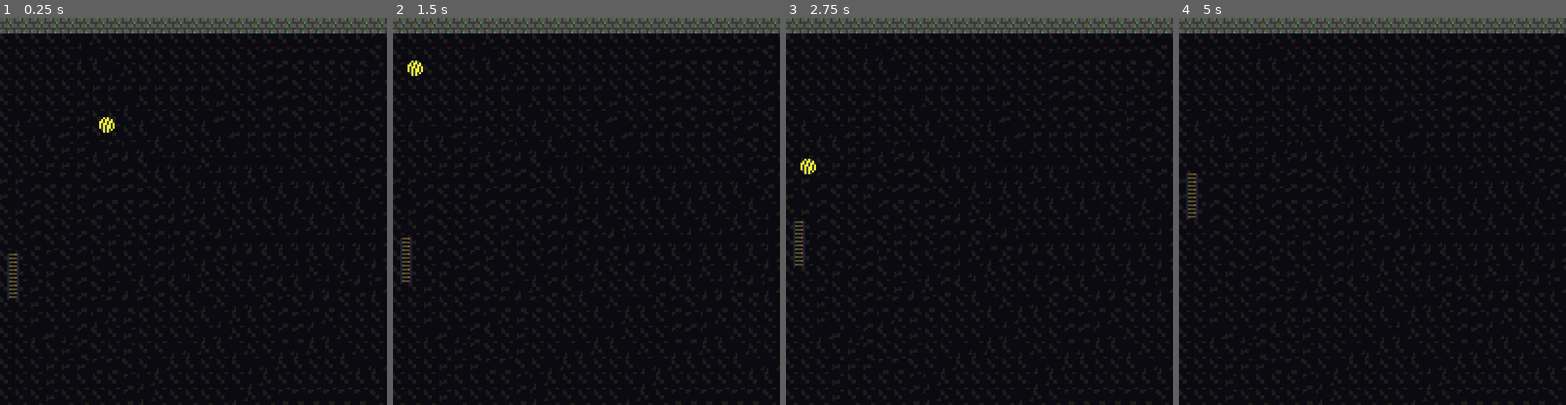
Above: before the commit, frames 1-4 (left to right).
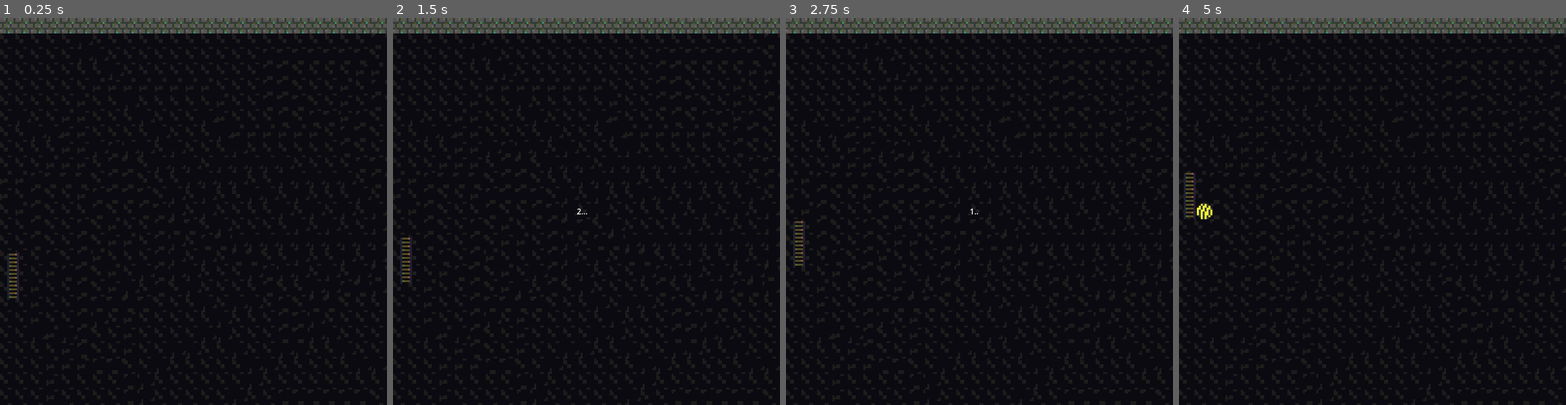
Above: after the commit, the same moments.

Repository: ArcaneEchoStudios/dtd
Game: Godot game, scene res://scenes/poing/Scenes/poing.tscn
Same seed, same stepped clock (60 frames per second), same inputs: the game is played once before the commit and once after it. This scene is started directly instead of the project's main scene.
Inputs:
- Up to frame 1 (0.25 s): no input
- Up to frame 2 (1.5 s): hold D (player_right_a) from 0.53 s (still down); tap W (player_up_a) at 0.77 s
- Up to frame 3 (2.75 s): tap W (player_up_a) at 1.52 s; release D (player_right_a) at 2.03 s; hold A (player_left_a) from 2.03 s (still down)
- Up to frame 4 (5 s): release A (player_left_a) at 2.78 s; hold D (player_right_a) 2.78-4.28 s; tap W (player_up_a) at 3.02, 3.77, 4.52 s; hold A (player_left_a) from 4.28 s (still down)

The runs differ from the first frame. In frame 1, 0.1% of the frame differs, in the area x 25-30%, y 25-30%; in frame 2, 0.1%; in frame 3, 0.1%; in frame 4, 0.4%, in the area x 1-9%, y 40-53%.

Commit message:
Update ball movement logic and round timer

Diff:
--- a/scenes/poing/Scenes/ball.gd
+++ b/scenes/poing/Scenes/ball.gd
@@ -3,15 +3,16 @@
 class_name Ball
 
 const INITIAL_SPEED: float = 12000.0
-const BEYONCE: float = 500.0
+const BEYONCE: float = 200.0
 
 func _ready() -> void:
     # FIXME: I think there's a way to do this with signals that may be more efficient?
     contact_monitor = true
     max_contacts_reported = 1
+    visible = false
 
 # Called every frame. 'delta' is the elapsed time since the previous frame.
-func _process(delta: float) -> void:
+func _process(_delta: float) -> void:
     pass
 
 func _physics_process(delta: float) -> void:
@@ -21,20 +22,25 @@
     if c.size() and c[0] is Paddle:
         var paddle: Paddle = c[0]
         var dir: Vector2 = Vector2(global_position - paddle.global_position).normalized()
-        print("Bouncing off of " + str(paddle))
-        print("  Initial dir: " + str(dir))
 
         # If we're headed "too far" up or down, clamp until we're under 45 degrees
         # FIXME: I think the right way to do this is with cosines and stuff?
         while abs(dir.y) > .5:
             dir.y /= 2
+            dir.x *= 2
             dir = dir.normalized()
-
-        print("  Final dir: " + str(dir))
 
         # This is "above and beyond" the normal physics interaction, I think?
         apply_central_impulse(dir * BEYONCE)
 
+    if linear_velocity.length() < 350.0:
+        print(linear_velocity.length())
+        if linear_velocity.x < 0:
+            apply_central_impulse(Vector2(-25,0))
+        else:
+            apply_central_impulse(Vector2(25, 0))
+
 func start(loc: Vector2, dir: Vector2) -> void:
+    visible = true
     transform.origin = loc
     apply_central_force(dir * INITIAL_SPEED)
--- a/scenes/poing/Scenes/ball.tscn
+++ b/scenes/poing/Scenes/ball.tscn
@@ -4,6 +4,7 @@
 [ext_resource type="Script" path="res://scenes/poing/Scenes/ball.gd" id="1_wbilb"]
 
 [sub_resource type="PhysicsMaterial" id="PhysicsMaterial_cg87i"]
+friction = 0.0
 bounce = 1.0
 
 [sub_resource type="AtlasTexture" id="AtlasTexture_tcgpw"]
--- a/scenes/poing/Scenes/poing.gd
+++ b/scenes/poing/Scenes/poing.gd
@@ -1,19 +1,73 @@
 extends Node2D
 
-@onready var ball: Ball = get_node("Ball")
+#@onready var ball: Ball = get_node("Ball")
+const BallScene: PackedScene = preload("res://scenes/poing/Scenes/ball.tscn")
+var ball: Ball = null
+
 @onready var level: Node2D = get_node("Level")
 @onready var paddle_left: Paddle = get_node("PlayerLeft")
 @onready var paddle_right: Paddle = get_node("PlayerRight")
+@onready var round_timer: PanelContainer = get_node("HUD/RoundStartTimer")
+var round_timer_countdown: int = 11
+
+var window_size: Vector2 = Vector2.ZERO
+var score: Array = [0, 0]
 
 # Called when the node enters the scene tree for the first time.
 func _ready() -> void:
     paddle_left.configure("player_up_a", "player_down_a")
     paddle_right.configure("player_up_b", "player_down_b")
+    window_size = get_viewport().get_visible_rect().size
 
-    var window_size = get_viewport().get_visible_rect().size
-    #print(window_size)
-    ball.start(window_size / 3, Vector2(-1, -1))
+    start_round_timer()
 
 # Called every frame. 'delta' is the elapsed time since the previous frame.
 func _process(delta: float) -> void:
-    pass
+    if ball and ball.global_position.x < 0:
+        score_point(paddle_right)
+    elif ball and ball.global_position.x > window_size.x:
+        score_point(paddle_left)
+
+func score_point(paddle: Paddle) -> void:
+    if paddle == paddle_left:
+        score[0] += 1
+    elif paddle == paddle_right:
+        score[1] += 1
+
+    ball.queue_free()
+    ball = null
+
+    # Play a sound?
+
+    start_round_timer()
+
+func start_round_timer() -> void:
+    round_timer_countdown = 11
+    round_timer.get_node("Label").text = ""
+
+    var timer: Timer = round_timer.get_node("Timer")
+    timer.paused = false
+
+    round_timer.visible = true
+
+func start_round() -> void:
+    var timer: Timer = round_timer.get_node("Timer")
+    timer.paused = true
+
+    round_timer.visible = false
+
+    ball = BallScene.instantiate()
+    add_child(ball)
+    ball.start(window_size / 2, Vector2(-2, 0))
+
+func _on_timer_timeout() -> void:
+    var num: String = str(round_timer_countdown / 3)
+    var dots: int = int(2 + round_timer_countdown % 3)
+    num = num.rpad(dots, ".")
+
+    round_timer.get_node("Label").text = num
+
+    round_timer_countdown -= 1
+
+    if round_timer_countdown < 0:
+        start_round()
--- a/scenes/poing/Scenes/poing.tscn
+++ b/scenes/poing/Scenes/poing.tscn
@@ -1,20 +1,42 @@
-[gd_scene load_steps=5 format=3 uid="uid://dsq10is8plmi2"]
+[gd_scene load_steps=4 format=3 uid="uid://dsq10is8plmi2"]
 
 [ext_resource type="PackedScene" uid="uid://t2ubfekjrrep" path="res://scenes/poing/Scenes/level.tscn" id="1_ackde"]
 [ext_resource type="Script" path="res://scenes/poing/Scenes/poing.gd" id="1_aot4d"]
 [ext_resource type="PackedScene" uid="uid://pf02wcbkmmti" path="res://scenes/poing/Scenes/paddle.tscn" id="2_32h57"]
-[ext_resource type="PackedScene" uid="uid://c75f7p05xmouy" path="res://scenes/poing/Scenes/ball.tscn" id="2_lesvg"]
 
 [node name="Poing" type="Node2D"]
 script = ExtResource("1_aot4d")
 
 [node name="Level" parent="." instance=ExtResource("1_ackde")]
 
-[node name="Ball" parent="." instance=ExtResource("2_lesvg")]
-position = Vector2(505, 511)
-
 [node name="PlayerRight" parent="." instance=ExtResource("2_32h57")]
 position = Vector2(989, 546)
 
 [node name="PlayerLeft" parent="." instance=ExtResource("2_32h57")]
 position = Vector2(27, 535)
+
+[node name="HUD" type="CanvasLayer" parent="."]
+
+[node name="RoundStartTimer" type="PanelContainer" parent="HUD"]
+self_modulate = Color(1, 1, 1, 0)
+anchors_preset = 8
+anchor_left = 0.5
+anchor_top = 0.5
+anchor_right = 0.5
+anchor_bottom = 0.5
+offset_left = -20.0
+offset_top = -20.0
+offset_right = 20.0
+offset_bottom = 20.0
+grow_horizontal = 2
+grow_vertical = 2
+
+[node name="Label" type="Label" parent="HUD/RoundStartTimer"]
+layout_mode = 2
+vertical_alignment = 1
+
+[node name="Timer" type="Timer" parent="HUD/RoundStartTimer"]
+wait_time = 0.333
+autostart = true
+
+[connection signal="timeout" from="HUD/RoundStartTimer/Timer" to="." method="_on_timer_timeout"]
